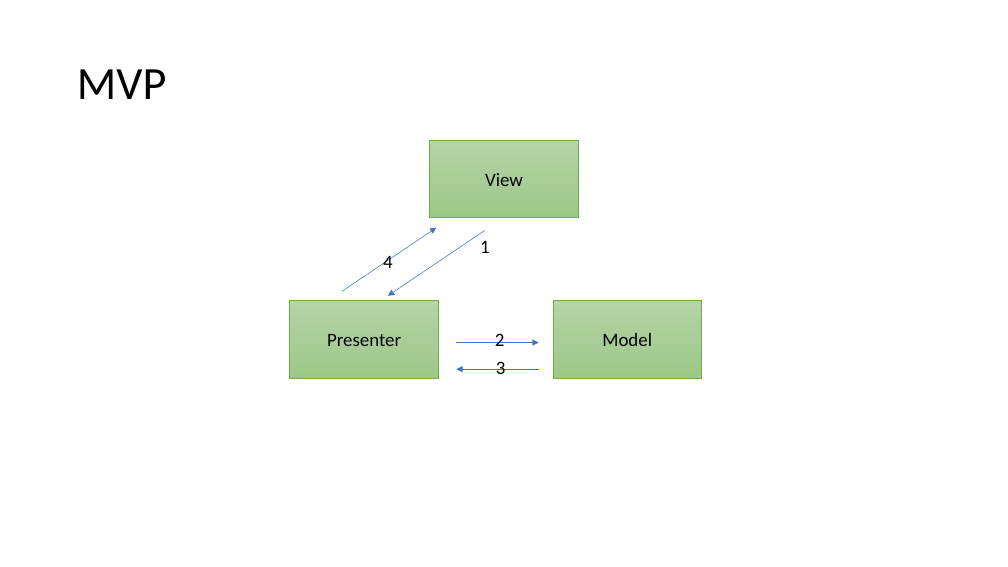
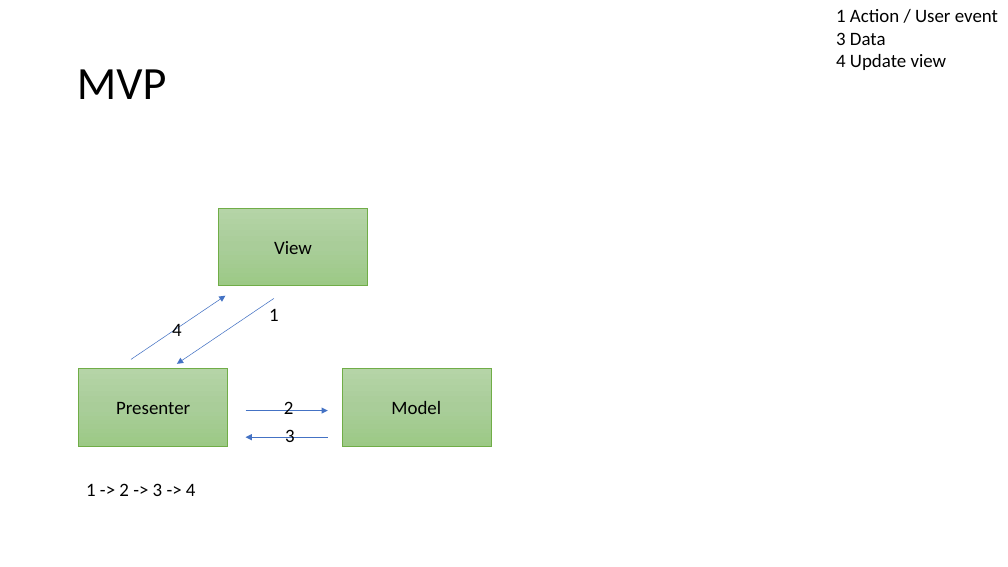
Before and after one commit to YingVickyCao/YingVickyCao.github.io, a slide deck: slide 2 of tech/design_pattern/Design_Pattern.pptx. Drawn at 1008x567 pixels with LibreOffice and Linux fonts; fonts in the diff are those of the drawing. Boxes give left, top, right and bottom in pixels: in the first picture for what was removed or moved away, otherwise in the second. Text is boxed around its words. In the diff, an @@ line names an element or a change of style, - is before the commit and + after.

```diff
--- a/tech/design_pattern/Design_Pattern.pptx
+++ b/tech/design_pattern/Design_Pattern.pptx
@@ text added at bbox=[836, 9, 998, 70], 18 pt, text #000000 @@
+1 Action / User event
+3 Data
+4 Update view
@@ 4 texts, 4 arrows, 3 rectangles: place and size @@
-4 texts, 4 arrows, 3 rectangles at bbox=[290, 140, 702, 378]
+4 texts, 4 arrows, 3 rectangles at bbox=[79, 208, 491, 446]
@@ text added at bbox=[86, 483, 196, 496], 18 pt, text #000000 @@
+1 -> 2 -> 3 -> 4
```
Also in this commit, not shown: 2 other slides changed, 4 other files.
